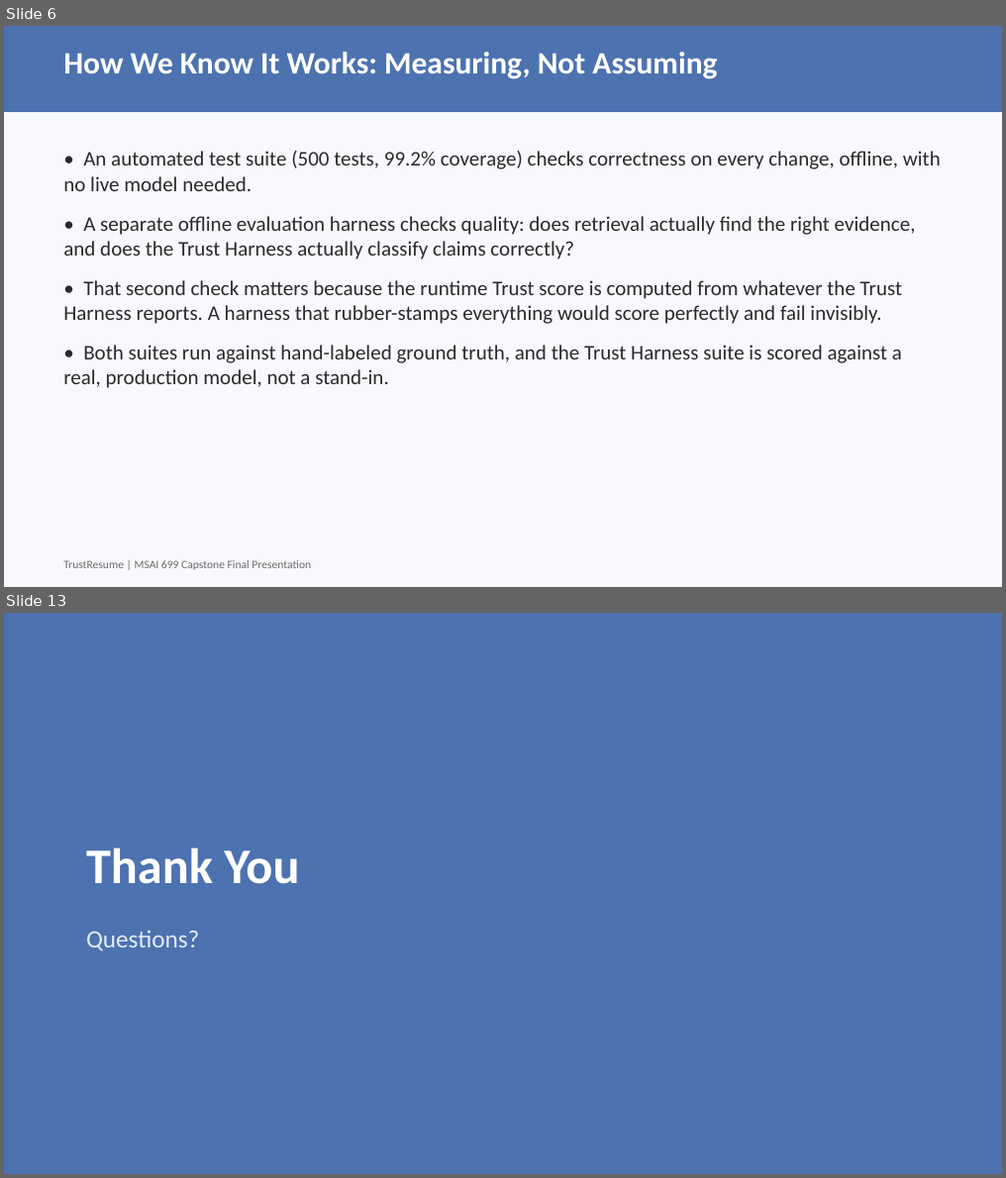
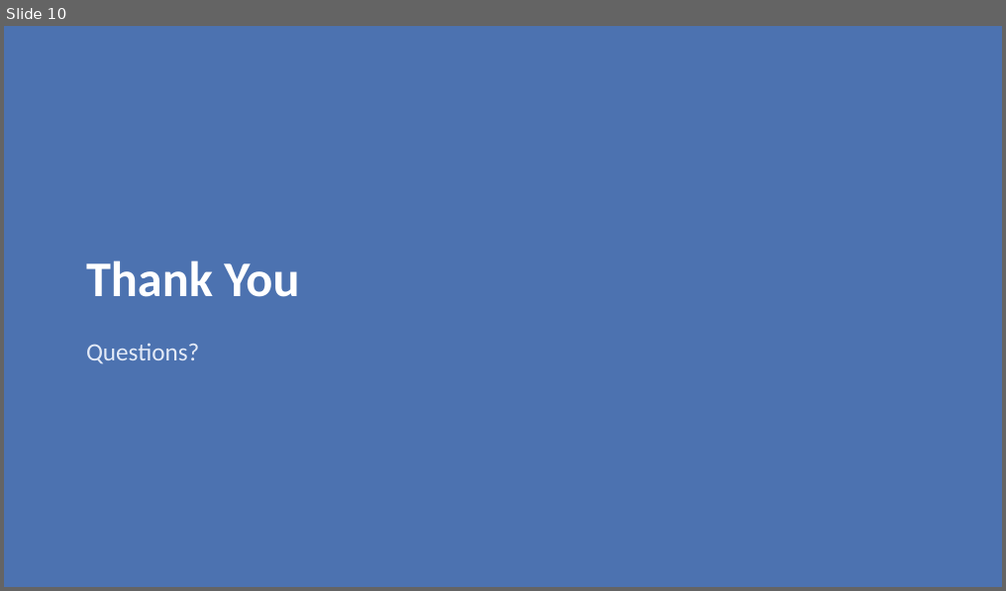
Before and after one commit to pxu/trustresume_langchain, a slide deck: docs/weekly-submissions/Week7_Final_Presentation.pptx. Shown one above the other, each under a label of ours: slides 6 and 13 before the commit, slide 10 after it; the slides between them are not shown. The pictures are 1006x1178 and 1006x591 pixels, drawn with LibreOffice and Linux fonts; fonts in the diff are those of the drawing. Boxes give left, top, right and bottom in pixels: in the first picture for what was removed or moved away, otherwise in the second. Text is boxed around its words. In the diff, an @@ line names an element or a change of style, - is before the commit and + after.

```diff
--- a/docs/weekly-submissions/Week7_Final_Presentation.pptx
+++ b/docs/weekly-submissions/Week7_Final_Presentation.pptx
@@ slide 6 removed at (4,26,1002,587), background #FFFFFF @@
@@ rectangle removed at (4,26,1002,587) @@
@@ rectangle removed at (4,26,1002,112) @@
@@ text removed at (63,52,717,79) @@
-How We Know It Works: Measuring, Not Assuming
@@ text removed at (63,151,941,388) @@
-• An automated test suite (500 tests, 99.2% coverage) checks correctness on every change, offline, with no live model needed.
-• A separate offline evaluation harness checks quality: does retrieval actually find the right evidence, and does the Trust Harness actually classify claims correctly?
-• That second check matters because the runtime Trust score is computed from whatever the Trust Harness reports. A harness that rubber-stamps everything would score perfectly and fail invisibly.
-• Both suites run against hand-labeled ground truth, and the Trust Harness suite is scored against a real, production model, not a stand-in.
@@ text removed at (63,561,311,570) @@
-TrustResume | MSAI 699 Capstone Final Presentation
@@ what was slide 13 is now slide 10 @@
```
Also in this commit, not shown: 9 slides changed, 2 other slides removed, 1 other file.
